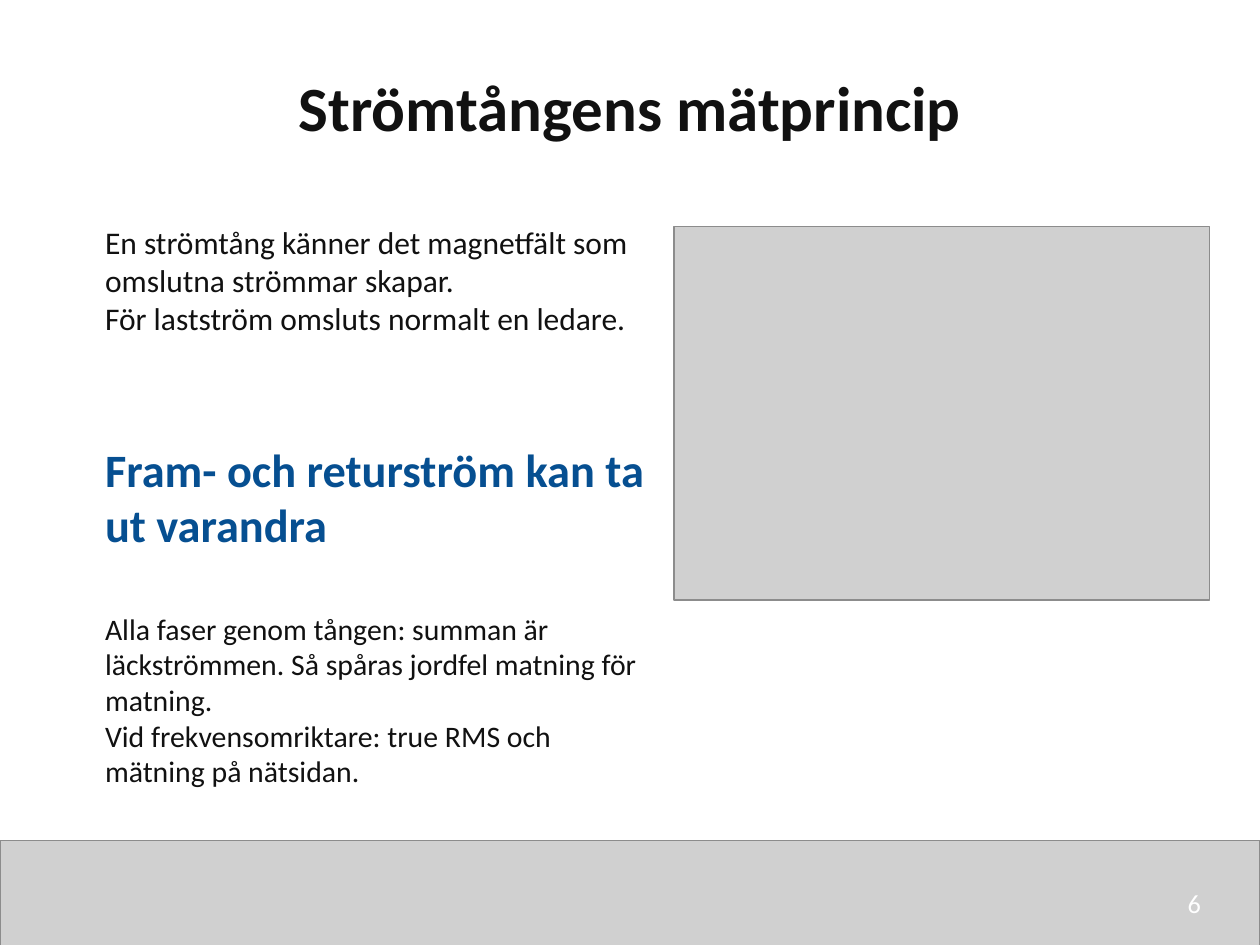
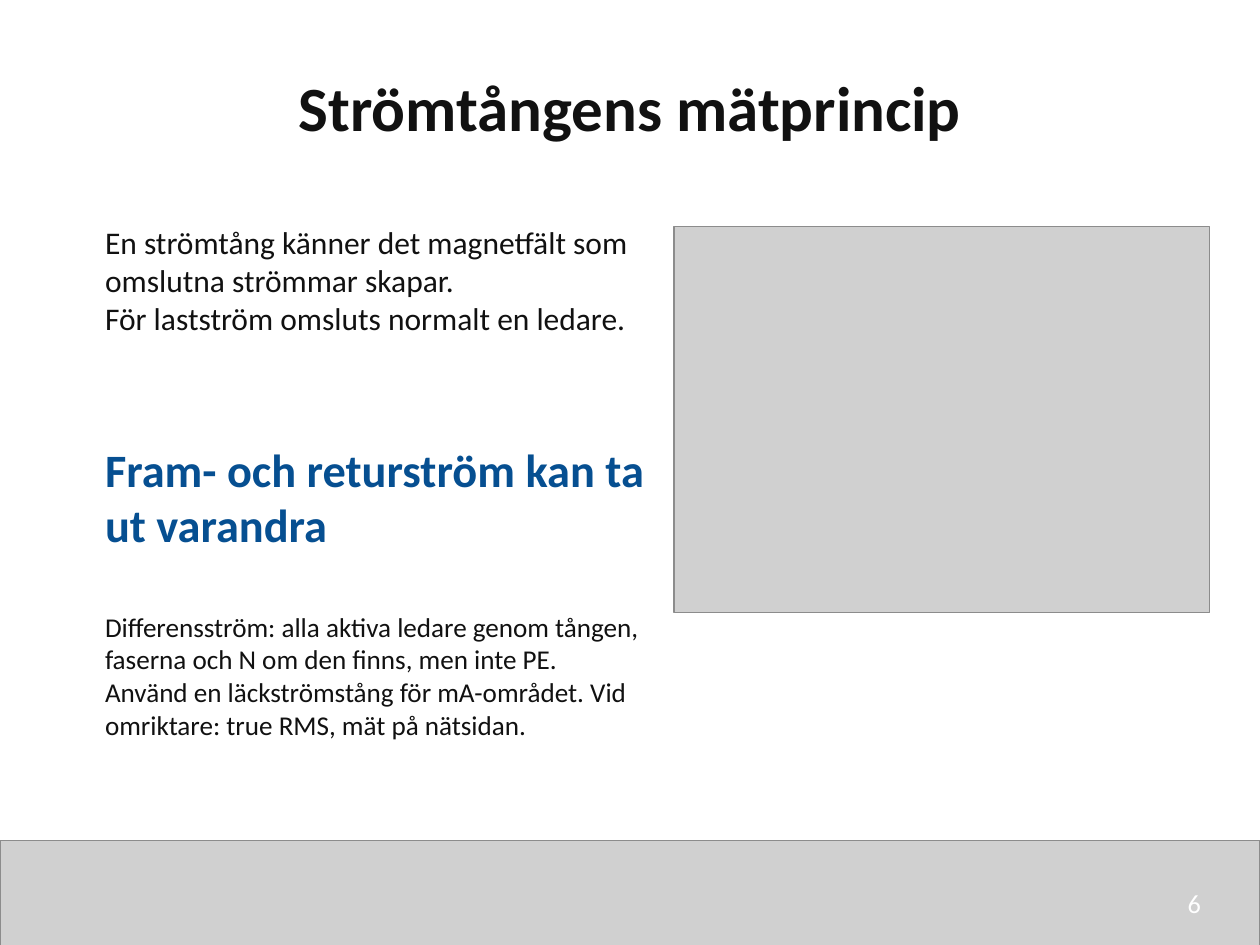
Before and after one commit to nj22az/nj22az.github.io, a slide deck: slide 6 of sjoskolan/vecka-44/aktuell/v44_03_Fordjupad_matteknik_elev.pptx. Drawn at 1260x945 pixels with LibreOffice and Linux fonts; fonts in the diff are those of the drawing; grey boxes stand for pictures. Boxes give left, top, right and bottom in pixels: in the first picture for what was removed or moved away, otherwise in the second. Text is boxed around its words. In the diff, an @@ line names an element or a change of style, - is before the commit and + after.

```diff
--- a/sjoskolan/vecka-44/aktuell/v44_03_Fordjupad_matteknik_elev.pptx
+++ b/sjoskolan/vecka-44/aktuell/v44_03_Fordjupad_matteknik_elev.pptx
@@ picture resized from (x1=674, y1=227, x2=1210, y2=600) to (x1=674, y1=227, x2=1210, y2=612) @@
@@ text at (x1=105, y1=618, x2=638, y2=740): text changed; size 17 to 15.5 pt @@
-Alla faser genom tången: summan är läckströmmen. Så spåras jordfel matning för matning.
-Vid frekvensomriktare: true RMS och mätning på nätsidan.
+Differensström: alla aktiva ledare genom tången, faserna och N om den finns, men inte PE.
+Använd en läckströmstång för mA-området. Vid omriktare: true RMS, mät på nätsidan.
```
Also in this commit, not shown: 1 other slide changed, 52 other files.
